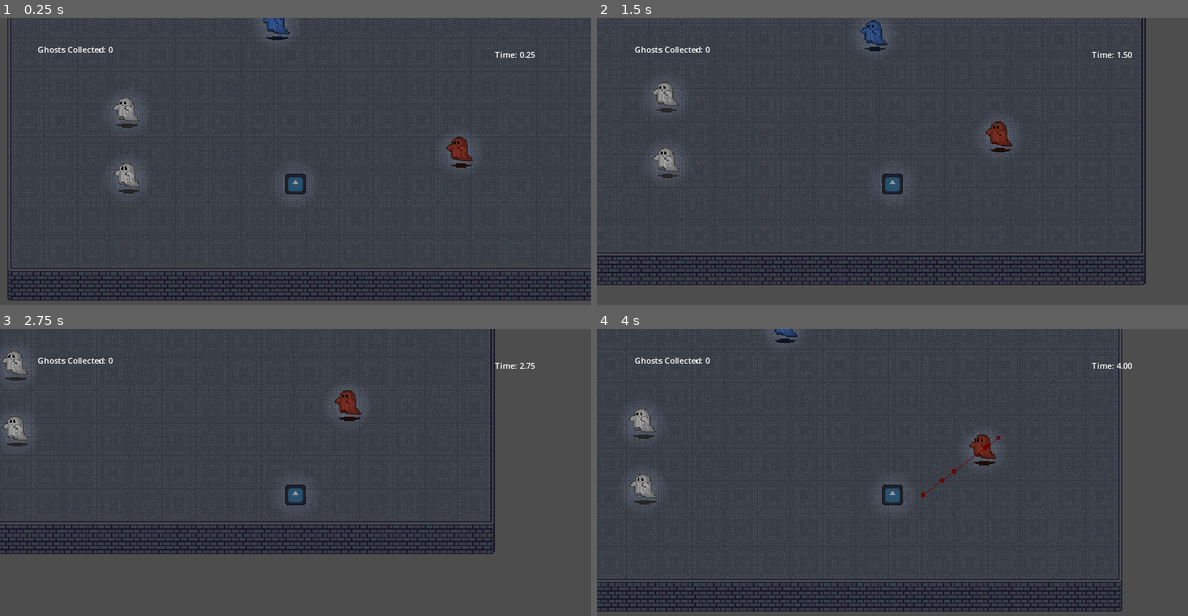
Above: before the commit, frames 1-4 (two rows, left to right).
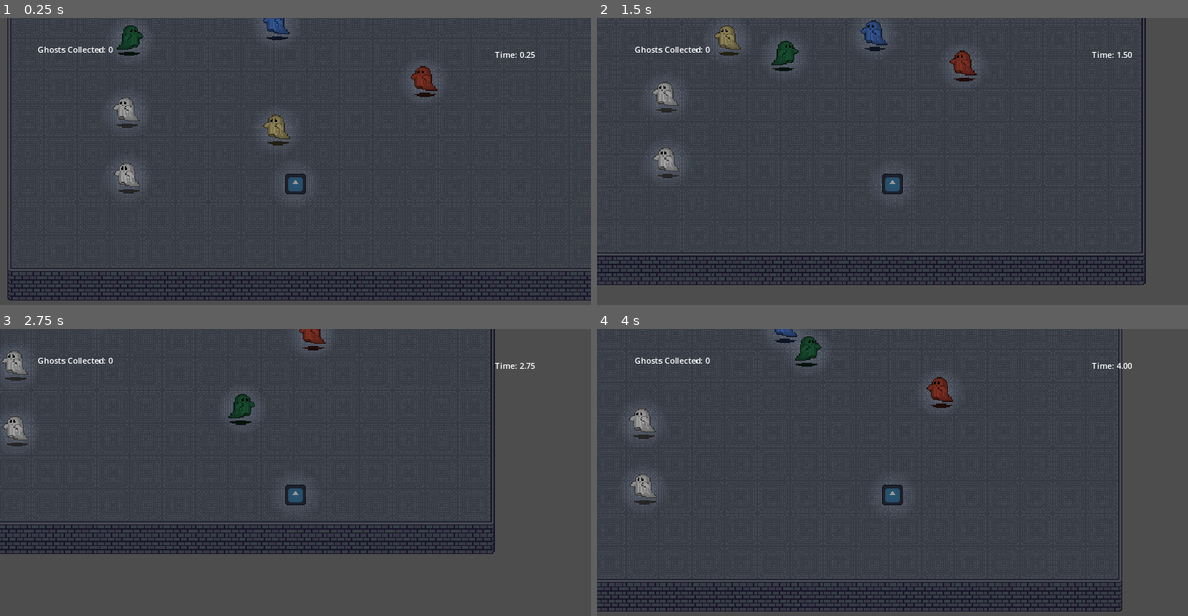
Above: after the commit, the same moments.

Repository: junyynyyn/Summer-Jam-2024
Game: Godot game, scene res://Scenes/main.tscn
The game is run twice, just before and just after one commit, with the same random seed, the same clock (stepped at 60 frames per second) and the same inputs. The engine's default icon, where the game draws it, is replaced by a stand-in: a white triangle on a blue panel in a dark square.
Inputs:
- Up to frame 1 (0.25 s): no input
- Up to frame 2 (1.5 s): hold D (right) 0.53-1.28 s; hold S (down) from 1.28 s (still down)
- Up to frame 3 (2.75 s): release S (down) at 2.03 s; hold D (right) from 2.03 s (still down)
- Up to frame 4 (4 s): release D (right) at 2.78 s; hold W (up) 2.78-3.53 s; hold A (left) from 3.53 s (still down)

The runs differ from the first frame. In frame 1, 1.3% of the frame differs, in the area x 19-80%, y 2-53%; in frame 2, 1.3%; in frame 3, 0.9%; in frame 4, 1.1%.

Commit message:
added two ghost variants and sprite flipping

Diff:
--- /dev/null
+++ b/UniMelb Game Jam/Scenes/Enemies/Mirrored Ghost.tscn
@@ -0,0 +1,10 @@
+[gd_scene load_steps=3 format=3 uid="uid://b57eg072fpn3b"]
+
+[ext_resource type="PackedScene" uid="uid://cy1f7nq6lt4d" path="res://Scenes/Enemies/Ghost.tscn" id="1_hiwya"]
+[ext_resource type="Script" path="res://Scripts/Enemies/Mirrored Ghost.gd" id="2_qaixr"]
+
+[node name="Mirrored Ghost" instance=ExtResource("1_hiwya")]
+script = ExtResource("2_qaixr")
+
+[node name="Sprite2D" parent="." index="0"]
+modulate = Color(0.14902, 0.47451, 0.298039, 1)
--- a/UniMelb Game Jam/Scenes/Enemies/Running Ghost.tscn
+++ b/UniMelb Game Jam/Scenes/Enemies/Running Ghost.tscn
@@ -6,9 +6,9 @@
 [sub_resource type="CircleShape2D" id="CircleShape2D_ey6go"]
 radius = 76.7919
 
-[node name="Ghost" instance=ExtResource("1_ssb10")]
+[node name="Running Ghost" instance=ExtResource("1_ssb10")]
 script = ExtResource("1_hagdo")
-speed = 3000
+speed = 75
 
 [node name="Sprite2D" parent="." index="0"]
 modulate = Color(0.776471, 0.294118, 0.211765, 1)
--- /dev/null
+++ b/UniMelb Game Jam/Scenes/Enemies/Vanishing Ghost.tscn
@@ -0,0 +1,29 @@
+[gd_scene load_steps=3 format=3 uid="uid://g4rxcfrn4qo7"]
+
+[ext_resource type="PackedScene" uid="uid://cy1f7nq6lt4d" path="res://Scenes/Enemies/Ghost.tscn" id="1_4e10c"]
+[ext_resource type="Script" path="res://Scripts/Enemies/Vanishing Ghost.gd" id="2_fhwha"]
+
+[node name="Vanishing Ghost" instance=ExtResource("1_4e10c")]
+script = ExtResource("2_fhwha")
+MAX_SPEED = 150.0
+ROAM_SPEED = 90.0
+
+[node name="Sprite2D" parent="." index="0"]
+modulate = Color(0.909804, 0.835294, 0.560784, 1)
+
+[node name="RoamTimer" type="Timer" parent="." index="3"]
+wait_time = 2.0
+autostart = true
+
+[node name="InvisibilityDuration" type="Timer" parent="." index="4"]
+wait_time = 6.0
+one_shot = true
+
+[node name="VisibilityDuration" type="Timer" parent="." index="5"]
+wait_time = 2.0
+one_shot = true
+autostart = true
+
+[connection signal="timeout" from="RoamTimer" to="." method="_on_roam_timer_timeout"]
+[connection signal="timeout" from="InvisibilityDuration" to="." method="_on_invisibility_duration_timeout"]
+[connection signal="timeout" from="VisibilityDuration" to="." method="_on_visibility_duration_timeout"]
--- a/UniMelb Game Jam/Scenes/Levels/TestLevel2.tscn
+++ b/UniMelb Game Jam/Scenes/Levels/TestLevel2.tscn
@@ -1,9 +1,11 @@
-[gd_scene load_steps=5 format=3 uid="uid://b2u7wqp6rd42h"]
+[gd_scene load_steps=7 format=3 uid="uid://b2u7wqp6rd42h"]
 
 [ext_resource type="PackedScene" uid="uid://dubob17g2sofp" path="res://Scenes/Levels/Level.tscn" id="1_48off"]
 [ext_resource type="PackedScene" uid="uid://cy1f7nq6lt4d" path="res://Scenes/Enemies/Ghost.tscn" id="2_fjgyx"]
 [ext_resource type="PackedScene" uid="uid://cguvwquhnifu3" path="res://Scenes/Enemies/Running Ghost.tscn" id="3_oftie"]
 [ext_resource type="PackedScene" uid="uid://ii8dc3g05ti5" path="res://Scenes/Enemies/Turning Ghost.tscn" id="4_g7nq5"]
+[ext_resource type="PackedScene" uid="uid://b57eg072fpn3b" path="res://Scenes/Enemies/Mirrored Ghost.tscn" id="5_nwqoa"]
+[ext_resource type="PackedScene" uid="uid://g4rxcfrn4qo7" path="res://Scenes/Enemies/Vanishing Ghost.tscn" id="6_pp1iq"]
 
 [node name="Level" instance=ExtResource("1_48off")]
 
@@ -17,11 +19,17 @@
 [node name="Ghost" parent="." index="3" instance=ExtResource("2_fjgyx")]
 position = Vector2(113, 264)
 
-[node name="Ghost2" parent="." index="4" instance=ExtResource("3_oftie")]
-position = Vector2(437, 239)
+[node name="Running Ghost" parent="." index="4" instance=ExtResource("3_oftie")]
+position = Vector2(402, 170)
 
 [node name="Ghost3" parent="." index="5" instance=ExtResource("2_fjgyx")]
 position = Vector2(112, 200)
 
 [node name="Turning Ghost" parent="." index="6" instance=ExtResource("4_g7nq5")]
 position = Vector2(247, 110)
+
+[node name="Mirrored Ghost" parent="." index="7" instance=ExtResource("5_nwqoa")]
+position = Vector2(116, 130)
+
+[node name="Vanishing Ghost" parent="." index="8" instance=ExtResource("6_pp1iq")]
+position = Vector2(275, 231)
--- /dev/null
+++ b/UniMelb Game Jam/Scripts/Enemies/Mirrored Ghost.gd
@@ -0,0 +1,30 @@
+class_name MirroredGhost extends Ghost
+
+var speed: float = 150
+
+@onready var player = get_node("/root/Main/Player")
+@onready var sprite = $Sprite2D
+
+func _ready():
+	pass
+
+func _process(_delta):
+	# Movement Code
+	var input_dir = Input.get_vector("left", "right", "up", "down")
+	var direction = (Vector2(input_dir.x, input_dir.y)).normalized()
+
+	if direction:
+		velocity = direction * speed
+	else:
+		velocity = Vector2.ZERO
+
+	# Flip the sprite based on player's position
+	update_sprite_orientation()
+
+	move_and_slide()
+
+func update_sprite_orientation():
+	if player.global_position.x < global_position.x:
+		sprite.flip_h = false  # Player is to the left, flip sprite
+	else:
+		sprite.flip_h = true  # Player is to the right, don't flip
--- a/UniMelb Game Jam/Scripts/Enemies/Running Ghost.gd
+++ b/UniMelb Game Jam/Scripts/Enemies/Running Ghost.gd
@@ -2,13 +2,16 @@
 
 var health = 200
 var damage = 5
-@export var speed = 3000
+@export var speed = 75
 
 var health_bar: TextureProgressBar
 var is_dead = false
 #var home_pos = Vector2.ZERO
 var target_node = null
+
 @onready var nav_agent := $Node2D/NavigationAgent2D as NavigationAgent2D
+@onready var sprite = $Sprite2D
+@onready var player = get_node("/root/Main/Player")
 
 #func _enter_tree():
 	#home_pos = self.global_position
@@ -19,7 +22,7 @@
 	nav_agent.target_desired_distance = 4
 
 
-func _physics_process(delta: float) -> void:
+func _physics_process(_delta: float) -> void:
 	if nav_agent.is_navigation_finished():
 		return
 	if target_node:
@@ -28,9 +31,19 @@
 		var new_target_position = self.global_position + direction * distance
 		nav_agent.target_position = new_target_position
 	var axis = to_local(nav_agent.get_next_path_position()).normalized()
-	var intended_velocity = axis * speed * delta
+	var intended_velocity = axis * speed
 	velocity = intended_velocity
+
+	update_sprite_orientation()
+
 	move_and_slide()
+
+func update_sprite_orientation():
+	if player.global_position.x < global_position.x:
+		sprite.flip_h = true  # Player is to the left, flip sprite
+	else:
+		sprite.flip_h = false  # Player is to the right, don't flip
+
 
 func recalc_path():
 	if target_node:
@@ -49,16 +62,16 @@
 	var distance = 50  # Adjust this value to control how far the enemy runs
 	var new_target_position = self.global_position + direction * distance
 	nav_agent.target_position = new_target_position
-	print("target acquired")
-	print(target_node)
+	#print("target acquired")
+	#print(target_node)
 
 func _on_aggro_range_area_exited(area):
 	if area.owner == target_node:
 		target_node = null
-		print("target left")
+		#print("target left")
 
 
 func _on_navigation_agent_2d_velocity_computed(safe_velocity):
 	velocity = safe_velocity
 	move_and_slide()
-	print("computed")
+	#print("computed")
--- a/UniMelb Game Jam/Scripts/Enemies/Turning Ghost.gd
+++ b/UniMelb Game Jam/Scripts/Enemies/Turning Ghost.gd
@@ -6,6 +6,9 @@
 var speed : float = 20.0
 var roam_target : Vector2 = Vector2(0,0)
 
+@onready var sprite = $Sprite2D
+@onready var player = get_node("/root/Main/Player")
+
 func _process(_delta):
 	if ghost_state == state.ROAMING:
 		var direction = (position - roam_target).normalized()
@@ -13,7 +16,17 @@
 		velocity = direction * speed
 	elif ghost_state == state.RUNNING:
 		velocity = run_direction * MAX_SPEED
+
+	update_sprite_orientation()
+
 	move_and_slide()
+
+func update_sprite_orientation():
+	if player.global_position.x < global_position.x:
+		sprite.flip_h = true  # Player is to the left, flip sprite
+	else:
+		sprite.flip_h = false  # Player is to the right, don't flip
+
 
 func _on_detection_area_body_entered(body):
 	ghost_state = state.RUNNING
--- /dev/null
+++ b/UniMelb Game Jam/Scripts/Enemies/Vanishing Ghost.gd
@@ -0,0 +1,58 @@
+class_name VanishingGhost extends Ghost
+
+@export var MAX_SPEED : float = 150.0
+@export var ROAM_SPEED : float = 90
+var speed : float = 20.0
+var roam_target : Vector2 = Vector2(0,0)
+
+@onready var sprite = $Sprite2D
+@onready var light = $Sprite2D/PointLight2D
+@onready var player = get_node("/root/Main/Player")
+
+
+func _process(_delta):
+	if ghost_state == state.ROAMING:
+		var direction = (roam_target - position).normalized()
+		#print("Roam Target: ", roam_target, ", Direction: ", direction)  # Debugging print
+		speed = lerp(speed, ROAM_SPEED, 0.5)
+		velocity = direction * speed
+	elif ghost_state == state.RUNNING:
+		var direction = (roam_target - position).normalized()
+		#print("Roam Target: ", roam_target, ", Direction: ", direction)  # Debugging print
+		speed = lerp(speed, ROAM_SPEED, 0.5)
+		velocity = direction * speed
+
+	update_sprite_orientation()
+	move_and_slide()
+
+func update_sprite_orientation():
+	if velocity.x != 0:  # Check if there is horizontal movement
+		sprite.flip_h = velocity.x > 0  # Flip if moving left
+
+func _on_roam_timer_timeout():
+	speed = ROAM_SPEED
+	var rng = RandomNumberGenerator.new()
+	roam_target.x = position.x + rng.randf_range(-100.0, 100.0)
+	roam_target.y = position.y + rng.randf_range(-100.0, 100.0)
+	#print("New Roam Target: ", roam_target)  # Debugging print
+
+
+
+
+
+func _on_invisibility_duration_timeout():
+	var tween = get_tree().create_tween()
+	tween.set_parallel(true)
+	tween.tween_property(sprite, "modulate:a", 1, 1).set_trans(Tween.TRANS_LINEAR)
+	tween.tween_property(light, "energy", 0.25, 1).set_trans(Tween.TRANS_LINEAR)
+
+
+	$VisibilityDuration.start()
+
+func _on_visibility_duration_timeout():
+	var tween = get_tree().create_tween()
+	tween.set_parallel(true)
+	tween.tween_property(sprite, "modulate:a", 0, 1).set_trans(Tween.TRANS_LINEAR)
+	tween.tween_property(light, "energy", 0, 1).set_trans(Tween.TRANS_LINEAR)
+
+	$InvisibilityDuration.start()
